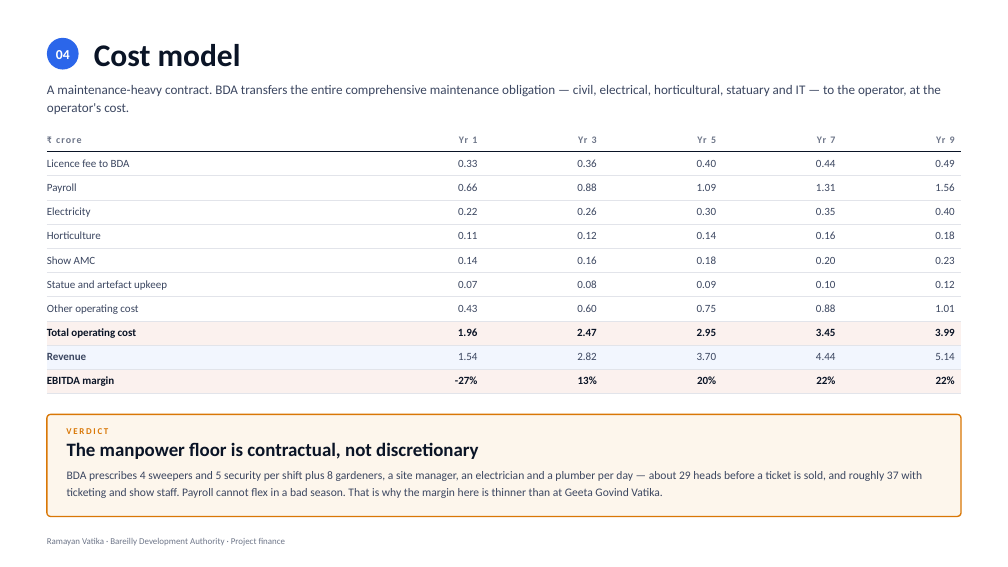
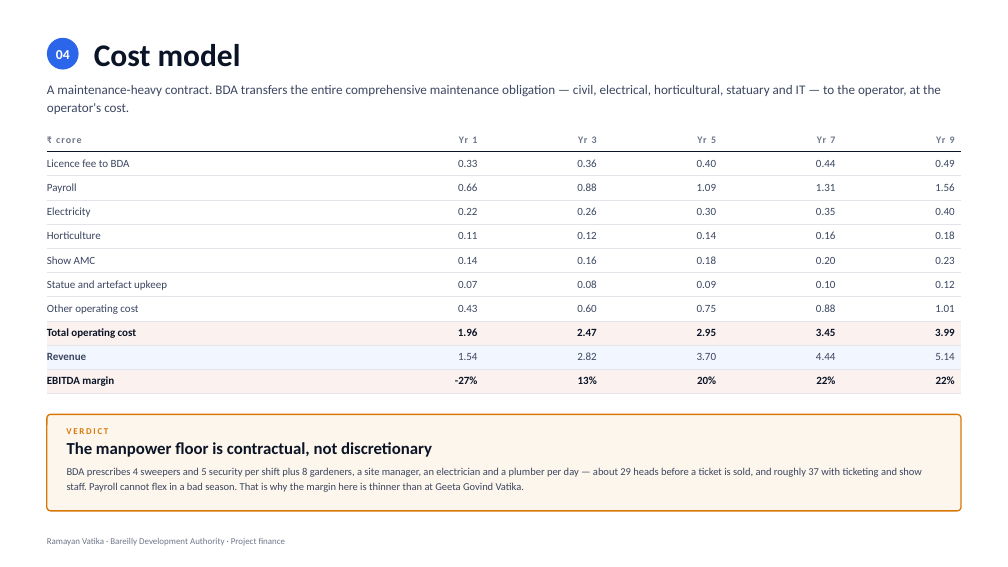
Before and after one commit to eodcfo/vappl-deck, a slide deck: slide 6 of pptx/EOD-Ramayan-Vatika-Project-Finance.pptx. Drawn at 1008x567 pixels with LibreOffice and Linux fonts; fonts in the diff are those of the drawing. Boxes give left, top, right and bottom in pixels: in the first picture for what was removed or moved away, otherwise in the second. Text is boxed around its words. In the diff, an @@ line names an element or a change of style, - is before the commit and + after.

```diff
--- a/pptx/EOD-Ramayan-Vatika-Project-Finance.pptx
+++ b/pptx/EOD-Ramayan-Vatika-Project-Finance.pptx
@@ rounded rectangle: place and size @@
-rounded rectangle at [47, 414, 961, 516]
+rounded rectangle at [47, 414, 961, 511]
@@ rounded rectangle at [47, 414, 961, 511]: proportions changed @@
@@ text "The manpower floor is contractual, ..." at [67, 442, 432, 457]: size 18 to 16 pt; line spacing 20.7pt to 18.4pt @@
@@ text "BDA prescribes 4 sweepers and ..." at [67, 467, 922, 492]: size 11 to 10 pt; line spacing 15.6pt to 14.2pt @@
```
Also in this commit, not shown: 5 other slides changed, 14 other files.
